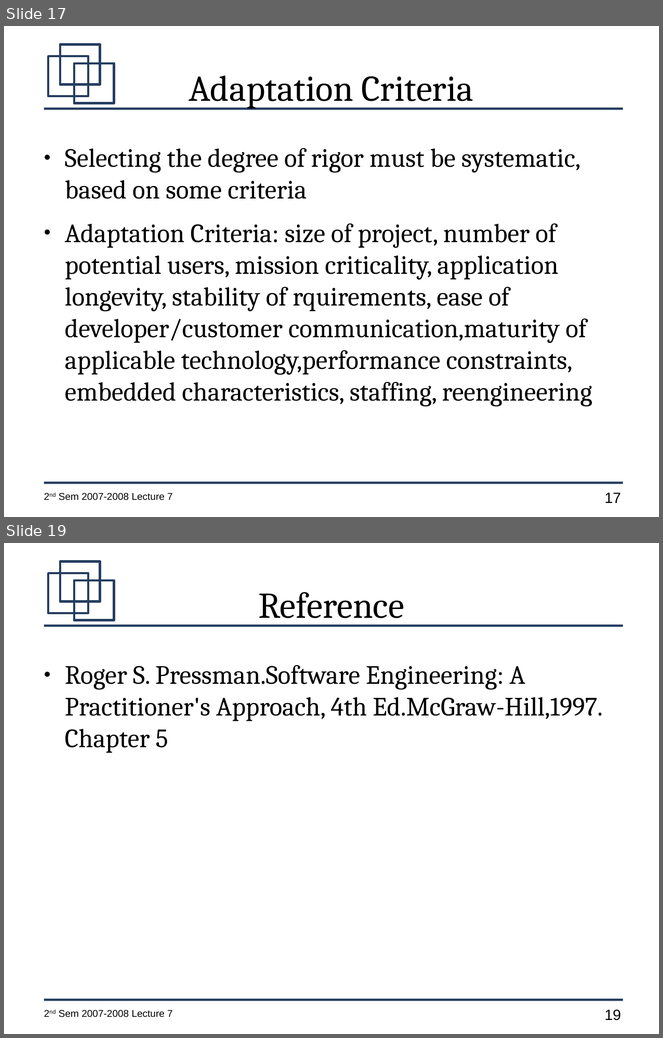
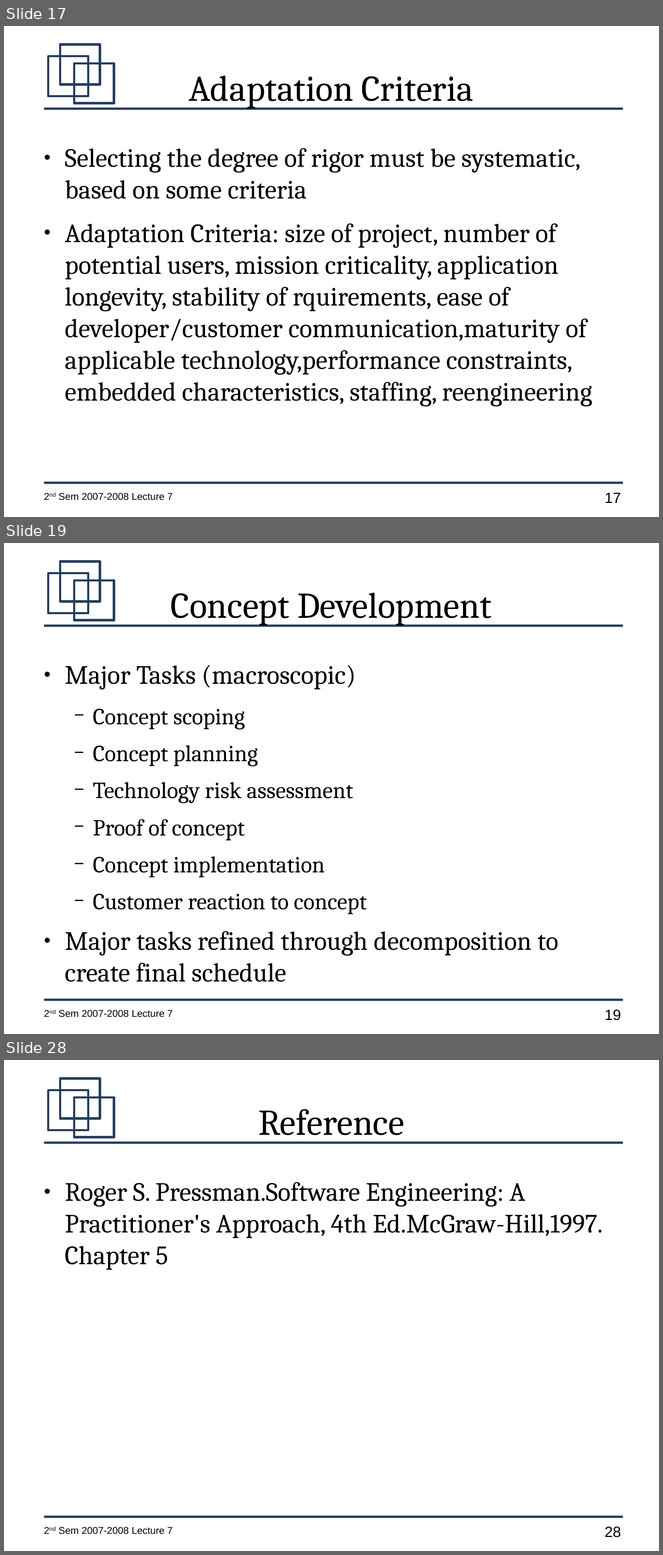
Before and after one commit to jachermocilla/jach-homepage, a slide deck: CMSC128-2nd-Sem-2007-L7.odp. Shown one above the other, each under a label of ours: slides 17 and 19 before the commit, slides 17, 19 and 28 after it; the slides between them are not shown. The pictures are 663x1038 and 663x1555 pixels, drawn with LibreOffice and Linux fonts; fonts in the diff are those of the drawing. Boxes give left, top, right and bottom in pixels: in the first picture for what was removed or moved away, otherwise in the second. Text is boxed around its words. In the diff, an @@ line names an element or a change of style, - is before the commit and + after.

```diff
--- a/CMSC128-2nd-Sem-2007-L7.odp
+++ b/CMSC128-2nd-Sem-2007-L7.odp
@@ slide 19 added at <box>4,543,659,1034</box>, background #FFFFFF; not listed: 7 template elements that a slide beside it also shows @@
@@ title added at <box>171,592,492,626</box>, 44 pt, text #000000 @@
+Concept Development
@@ text added at <box>65,665,558,982</box>, 28 pt, text #000000 @@
+● Major Tasks (macroscopic)
+  − Concept scoping
+  − Concept planning
+  − Technology risk assessment
+  − Proof of concept
+  − Concept implementation
+  − Customer reaction to concept
+● Major tasks refined through decomposition to create final schedule
@@ what was slide 19 is now slide 28 @@
@@ page number at <box>605,1527,621,1538</box>: text changed @@
-19
+28
```
Also in this commit, not shown: 9 other slides added, 1 slide removed.
